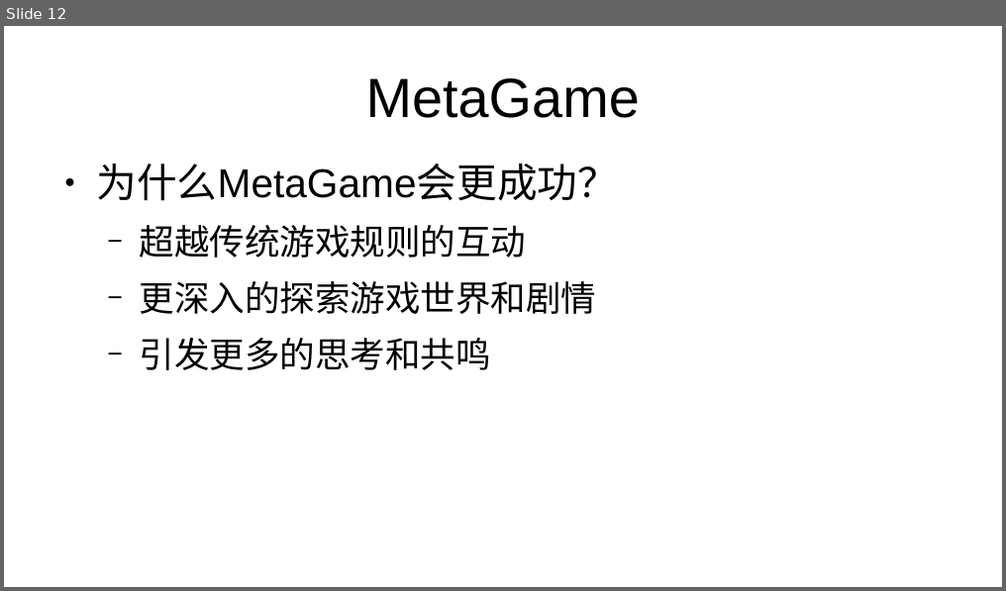
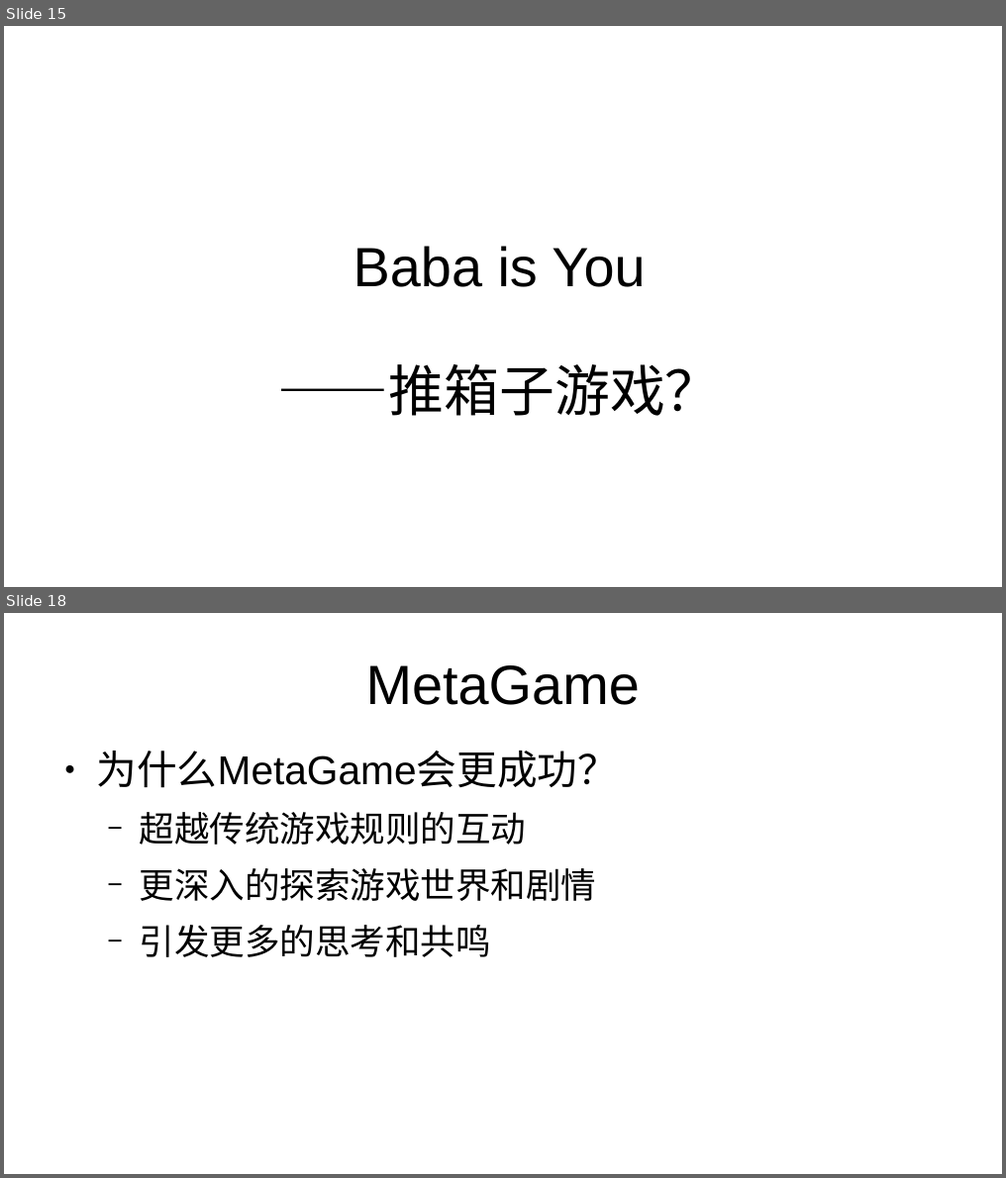
Before and after one commit to Luna5akura/luna, a slide deck: public/ppt/MetaGame.pptx. Shown one above the other, each under a label of ours: slide 12 before the commit, slides 15 and 18 after it; the slides between them are not shown. The pictures are 1006x591 and 1006x1178 pixels, drawn with LibreOffice and Linux fonts; fonts in the diff are those of the drawing. Boxes give left, top, right and bottom in pixels: in the first picture for what was removed or moved away, otherwise in the second. Text is boxed around its words. In the diff, an @@ line names an element or a change of style, - is before the commit and + after.

```diff
--- a/public/ppt/MetaGame.pptx
+++ b/public/ppt/MetaGame.pptx
@@ slide 15 added at [4,26,1002,587], background #FFFFFF @@
@@ title added at [353,246,645,287], 44 pt, text #000000 @@
+Baba is You
@@ text added at [278,365,721,416], 44 pt, text #000000 @@
+——推箱子游戏？
@@ what was slide 12 is now slide 18 @@
```
Also in this commit, not shown: 5 other slides added.
